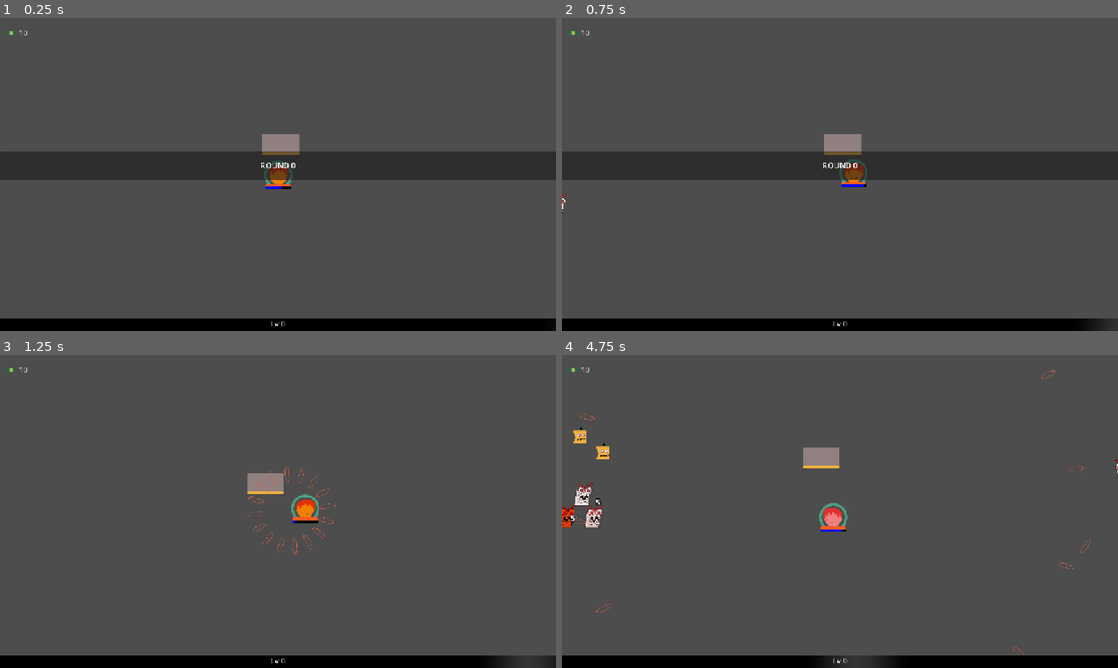
Above: before the commit, frames 1-4 (two rows, left to right).
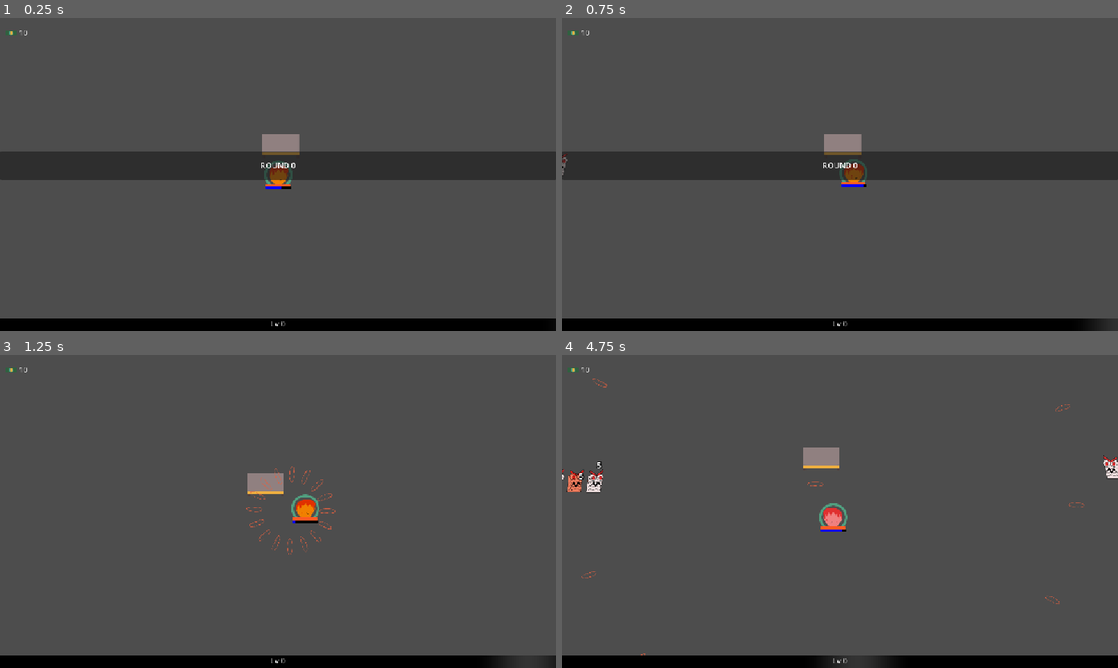
Above: after the commit, the same moments.

Repository: mathew-tran/LevelUpGameJam2025
Game: Godot game, scene res://Scene/Main.tscn
Same seed, same stepped clock (60 frames per second), same inputs: the game is played once before the commit and once after it. Sound files missing from this copy of the repository are replaced by a short silence.
Inputs (mouse positions are in pixels of both pictures, inside the frame that each line leads up to):
- Up to frame 1 (0.25 s): no input
- Up to frame 2 (0.75 s): move the mouse to (962, 158) at 0.52 s
- Up to frame 3 (1.25 s): no input
- Up to frame 4 (4.75 s): move the mouse to (728, 527) at 1.27 s; move the mouse to (895, 442) at 2.02 s; move the mouse to (812, 574) at 2.77 s; move the mouse to (1006, 558) at 3.52 s; move the mouse to (673, 464) at 4.27 s

Frame 1 is identical in both runs. In frame 2, less than 0.1% of the frame differs, in the area x 0-1%, y 43-62%; in frame 3, 0.4%; in frame 4, 1.3%, in the area x 0-100%, y 4-96%.

Commit message:
add contact damage

Diff:
--- a/Prefabs/Enemies/EnemyDisk.tscn
+++ b/Prefabs/Enemies/EnemyDisk.tscn
@@ -12,7 +12,6 @@
 [node name="BaseEnemy" instance=ExtResource("1_7fj1c")]
 mass = 3.0
 Speed = 240
-Damage = 1
 EXPToDrop = 80
 
 [node name="Sprite2D" parent="." index="0"]
--- a/Scene/Main.tscn
+++ b/Scene/Main.tscn
@@ -9,7 +9,6 @@
 [ext_resource type="PackedScene" uid="uid://davv3kxe782ay" path="res://Prefabs/UI/GameOverPanel.tscn" id="8_6a8me"]
 [ext_resource type="PackedScene" uid="uid://dbxbafkso5jls" path="res://Prefabs/UI/WavePanel.tscn" id="9_vm4ek"]
 [ext_resource type="PackedScene" uid="uid://bbf88e2kibbpj" path="res://Prefabs/UI/MoneyUI.tscn" id="9_yg4ot"]
-[ext_resource type="PackedScene" uid="uid://drny8xxvq6ide" path="res://Prefabs/Pickups/EXP.tscn" id="10_vm4ek"]
 [ext_resource type="PackedScene" uid="uid://bjgcp7sfsa22j" path="res://Prefabs/PickupCleaner.tscn" id="11_vm4ek"]
 
 [node name="Game" type="Node2D" groups=["Game"]]
@@ -53,8 +52,4 @@
 [node name="WavePanel" parent="CanvasLayer" instance=ExtResource("9_vm4ek")]
 visible = false
 
-[node name="EXP" parent="CanvasLayer" instance=ExtResource("10_vm4ek")]
-position = Vector2(159, -66)
-Amount = 50000
-
 [node name="PickupCleaner" parent="." instance=ExtResource("11_vm4ek")]
--- a/Scripts/Character/BaseCharacter.gd
+++ b/Scripts/Character/BaseCharacter.gd
@@ -28,7 +28,7 @@
 
 var bCanBeHit = true
 
-
+var ContactMultiplier = .5
 
 var BulletSpread : CharacterData.BULLET_SPREAD
 var ShootType : CharacterData.SHOOT_TYPE
@@ -58,7 +58,7 @@
 	GiveTempInvincibility(2)
 
 func OnLevelup():
-	GiveTempInvincibility(.5)
+	GiveTempInvincibility(2)
 
 func GiveTempInvincibility(amount = .3):
 	if bCanBeHit == false:
@@ -166,6 +166,16 @@
 
 		$ShootTimer.start()
 
+func GetContactDamage():
+	var dmg = Damage
+	if Spread > 0:
+		dmg *= Spread
+	if Penetration > 0:
+		dmg *= Penetration
+	if Bounces > 0:
+		dmg *= Bounces
+	dmg *= ContactMultiplier
+	return dmg
 
 func _process(delta: float) -> void:
 	if $HitTimer.time_left == 0.0:
@@ -173,6 +183,7 @@
 		for area in areas:
 			if area is Enemy:
 				$HealthComponent.TakeDamage(area.Damage)
+				area.TakeDamage(GetContactDamage())
 				$HitTimer.start()
 	var followObjectPosition = get_global_mouse_position()
 	if FollowObject:
--- a/Scripts/Enemy.gd
+++ b/Scripts/Enemy.gd
@@ -52,8 +52,10 @@
 func _on_timer_timeout() -> void:
 	ChangeDirection()
 
+func TakeDamage(amount):
+	$HealthComponent.TakeDamage(amount)
 
 func _on_area_2d_area_entered(area: Area2D) -> void:
 	if area is BaseProjectile:
-		$HealthComponent.TakeDamage(area.Damage)
+		TakeDamage(area.Damage)
 		area.Hit()
Not shown: 1 places in Scene/Main.tscn that only renumber resources
